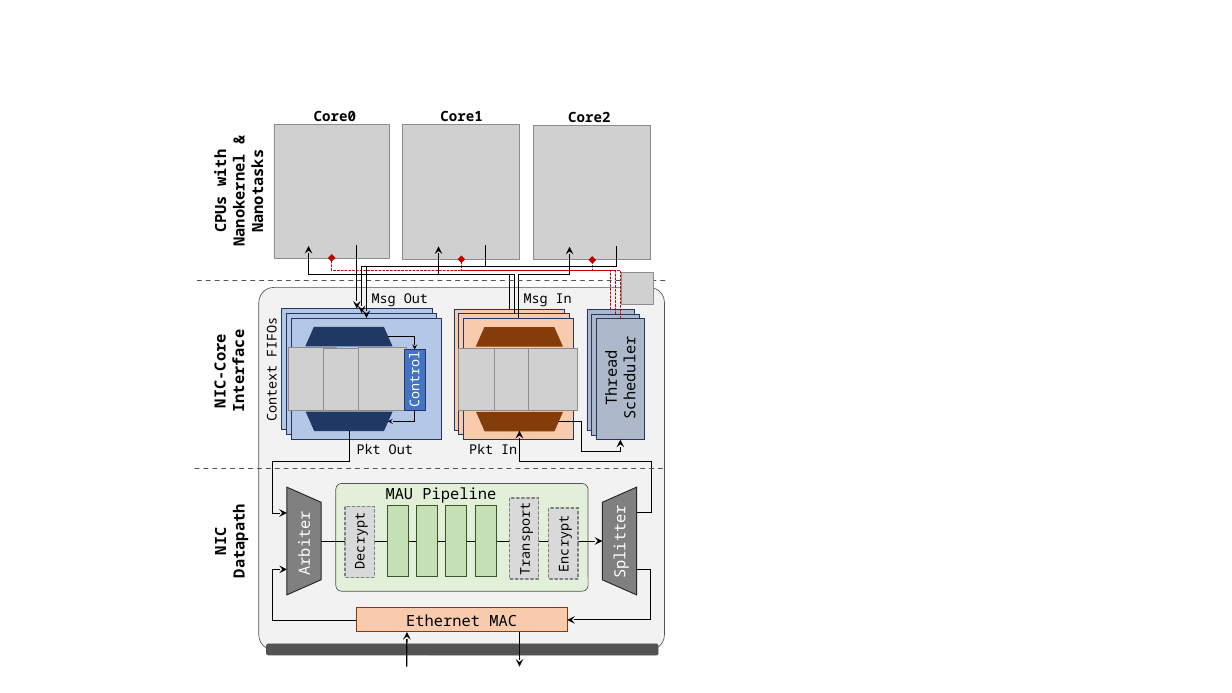
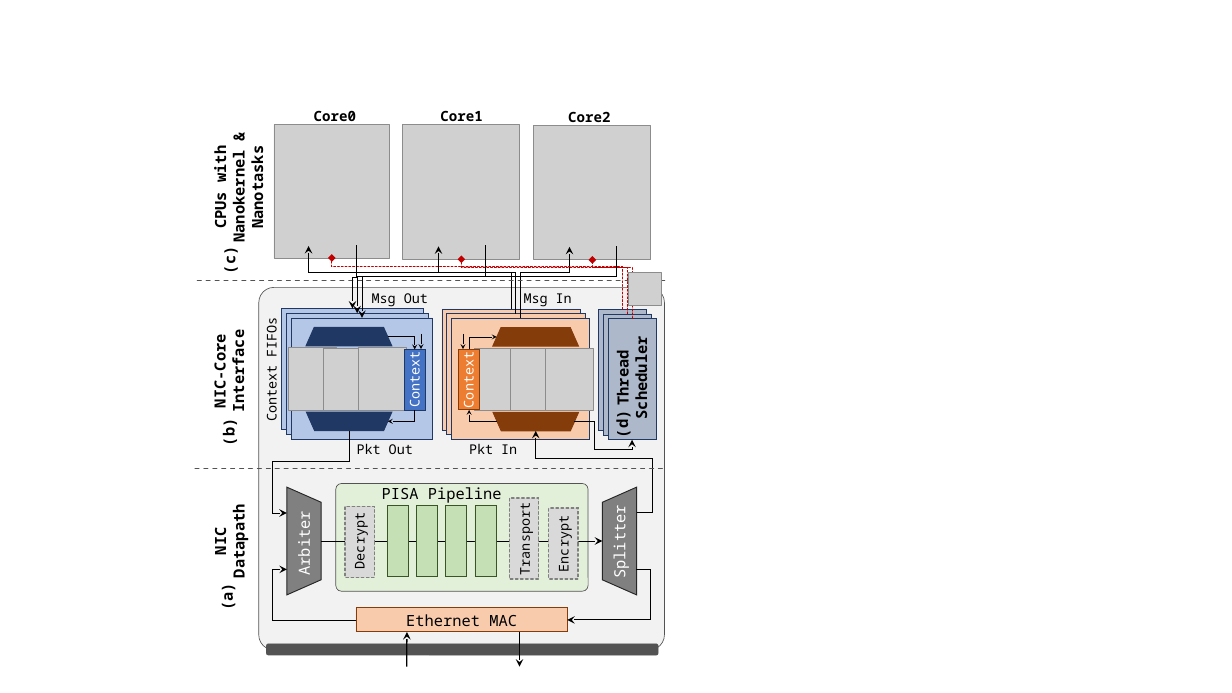
Before and after one commit to sibanez12/SIGCOMM-20-Nanoservices-Architecture, a slide deck: slide 8 of figures/source/figures.pptx. Drawn at 1232x693 pixels with LibreOffice and Linux fonts; fonts in the diff are those of the drawing; grey boxes stand for pictures. Boxes give left, top, right and bottom in pixels: in the first picture for what was removed or moved away, otherwise in the second. Text is boxed around its words. In the diff, an @@ line names an element or a change of style, - is before the commit and + after.

```diff
--- a/figures/source/figures.pptx
+++ b/figures/source/figures.pptx
@@ text "CPUs with": place and size @@
-text "CPUs with" at [210, 153, 268, 243]
+text "CPUs with" at [210, 149, 268, 239]
@@ text added at [219, 248, 240, 271], 12 pt, text #000000, bold @@
+(c)
@@ elbow arrow (511, 309) - (309, 246): route changed @@
@@ elbow arrow moved from (611, 310) - (332, 258) to (623, 310) - (332, 258) @@
@@ elbow arrow moved from (357, 246) - (357, 309) to (357, 246) - (352, 309) @@
@@ elbow arrow moved from (486, 246) - (361, 313) to (486, 246) - (358, 313) @@
@@ elbow arrow moved from (617, 247) - (367, 318) to (617, 247) - (362, 318) @@
@@ elbow arrow (516, 313) - (439, 247): route changed @@
@@ elbow arrow moved from (616, 314) - (461, 260) to (628, 314) - (461, 260) @@
@@ elbow arrow (520, 318) - (569, 247): route changed @@
@@ elbow arrow moved from (620, 319) - (592, 260) to (632, 319) - (592, 260) @@
@@ picture: place and size @@
-picture at [621, 272, 653, 304]
+picture at [628, 273, 661, 305]
@@ rectangle: place and size @@
-rectangle at [282, 309, 433, 430]
+rectangle at [282, 309, 423, 430]
@@ rectangle: place and size @@
-rectangle at [287, 313, 437, 434]
+rectangle at [287, 313, 428, 434]
@@ rectangle: place and size @@
-rectangle at [291, 318, 442, 439]
+rectangle at [291, 318, 433, 439]
@@ rectangle: place and size @@
-rectangle at [454, 309, 564, 430]
+rectangle at [442, 309, 580, 430]
@@ rectangle: place and size @@
-rectangle at [459, 313, 569, 434]
+rectangle at [446, 313, 585, 434]
@@ rectangle: place and size @@
-rectangle at [464, 318, 574, 439]
+rectangle at [452, 318, 591, 439]
@@ 3 rectangles, 1 text: place and size @@
-3 rectangles, 1 text at [587, 310, 644, 440]
+3 rectangles, 1 text at [599, 310, 656, 440]
@@ text "Thread" at [612, 344, 652, 417]: bold on @@
@@ text at [405, 356, 423, 406]: text changed @@
-Control
+Context
@@ elbow arrow added from (421, 334) to (421, 349), #000000 0.5 pt @@
@@ rectangle added at [458, 349, 480, 410], fill #ED7D31, outline #843C0B 0.75 pt @@
@@ text added at [459, 357, 477, 407], 10.5 pt, text #FFFFFF @@
+Context
@@ elbow arrow added from (463, 334) to (463, 349), #000000 0.5 pt @@
@@ elbow arrow added from (470, 349) to (497, 337), #000000 0.5 pt @@
@@ elbow arrow added from (497, 421) to (470, 410), #000000 0.5 pt @@
@@ 3 pictures, 2 trapezoids: place and size @@
-3 pictures, 2 trapezoids at [459, 328, 577, 431]
+3 pictures, 2 trapezoids at [475, 328, 594, 431]
@@ text added at [612, 412, 633, 435], 12 pt, text #000000, bold @@
+(d)
@@ text added at [218, 420, 239, 443], 12 pt, text #000000, bold @@
+(b)
@@ elbow arrow moved from (637, 513) - (519, 431) to (637, 513) - (536, 431) @@
@@ elbow arrow moved from (558, 421) - (620, 440) to (575, 421) - (632, 440) @@
@@ text at [382, 487, 502, 503]: text changed @@
-MAU Pipeline
+PISA Pipeline
@@ text added at [216, 585, 237, 607], 12 pt, text #000000, bold @@
+(a)
```
Also in this commit, not shown: 2 slides added, 24 other files.
